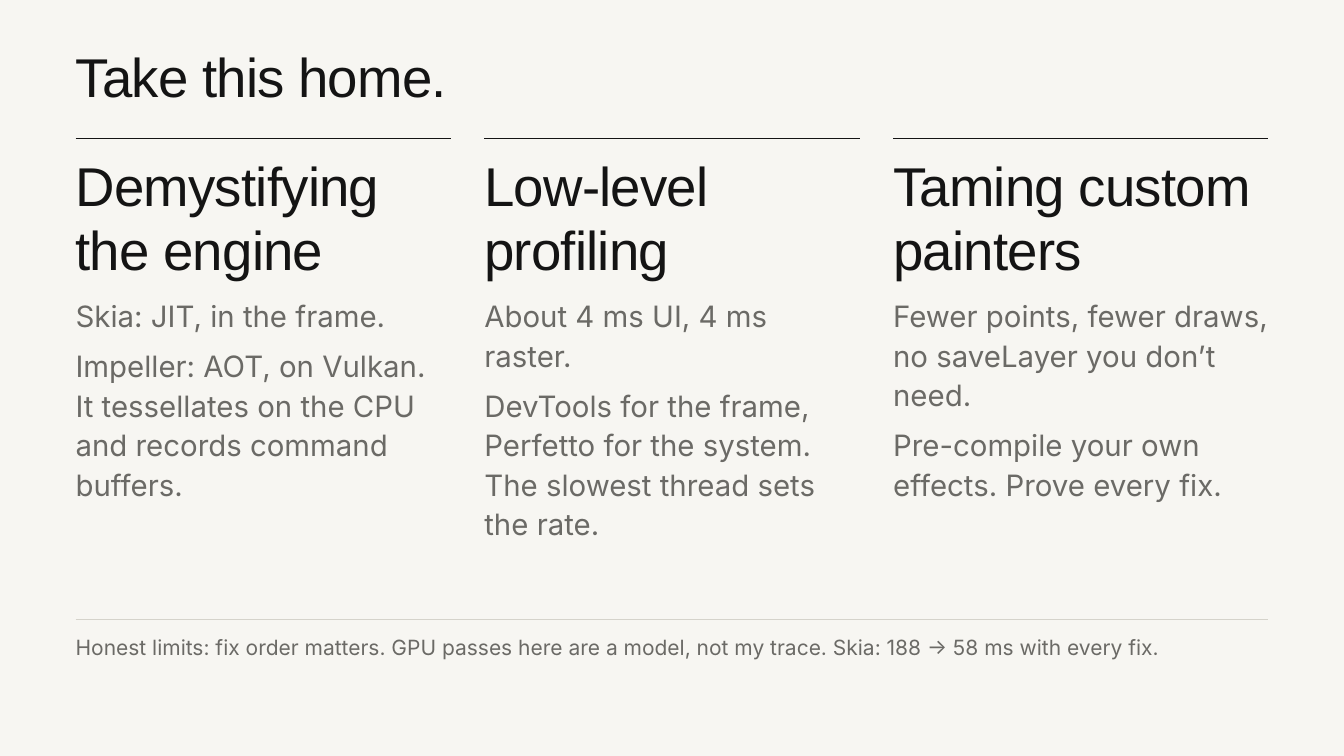
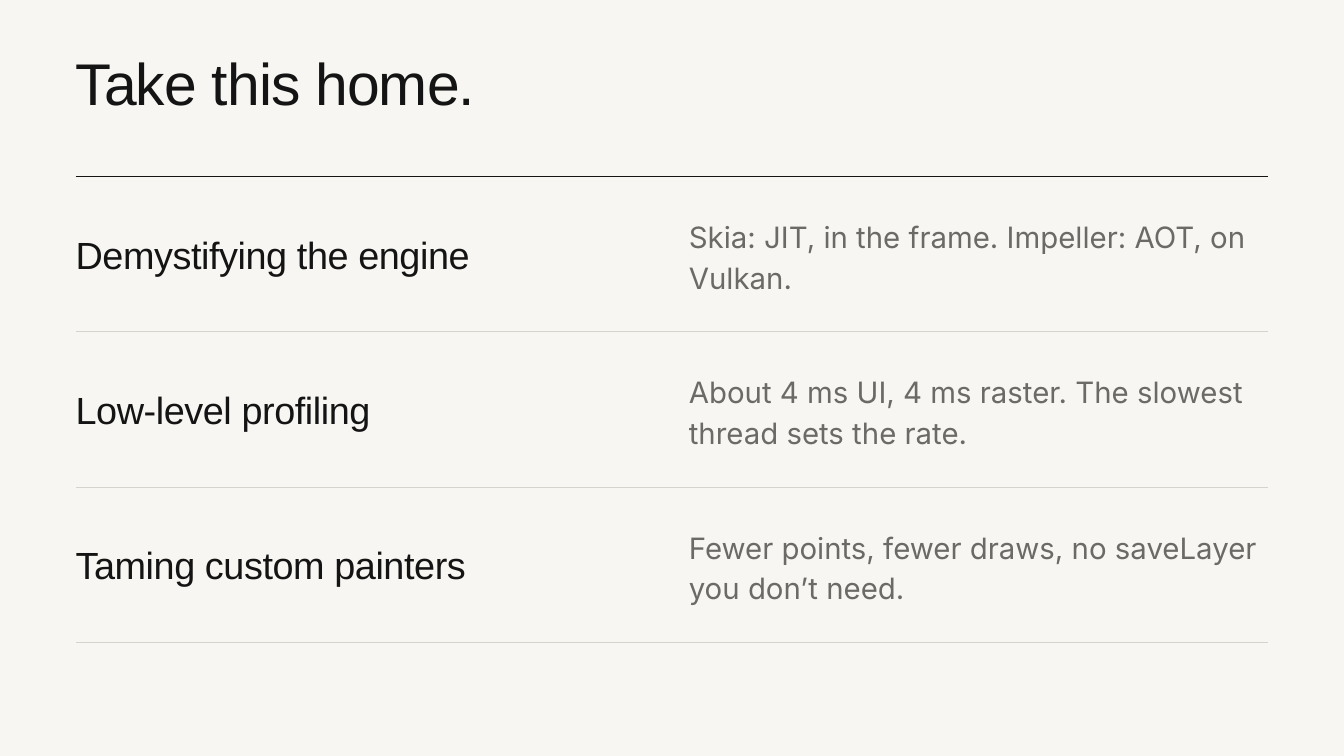
Before and after one commit to cm-collins/fluttercon-demo-app, a slide deck: slide 29 of docs/talk/slides/beyond-skia.pptx (slide 25 before the commit). Drawn at 1344x756 pixels with LibreOffice and Linux fonts; fonts in the diff are those of the drawing; background and template pictures are left out. Boxes give left, top, right and bottom in pixels: in the first picture for what was removed or moved away, otherwise in the second. Text is boxed around its words. In the diff, an @@ line names an element or a change of style, - is before the commit and + after.

```diff
--- a/docs/talk/slides/beyond-skia.pptx
+++ b/docs/talk/slides/beyond-skia.pptx
@@ title "Take this home." at [76, 62, 475, 106]: size 39 to 42 pt @@
@@ line removed from (76, 139) to (451, 139) @@
@@ line removed from (893, 139) to (1268, 139) @@
@@ line moved from (485, 139) - (860, 139) to (76, 176) - (1268, 176) @@
@@ vertical alignment top to middle in 5 elements at [76, 241, 469, 276], [76, 396, 371, 431], [76, 551, 466, 587], [689, 381, 1243, 445], [689, 225, 1245, 290] @@
@@ text at [689, 225, 1245, 290]: text changed @@
-Skia: JIT, in the frame.
-Impeller: AOT, on Vulkan. It tessellates on the CPU and records command buffers.
+Skia: JIT, in the frame. Impeller: AOT, on Vulkan.
@@ text at [76, 241, 469, 276]: text changed; size 39 to 27 pt @@
-Demystifying
-the engine
+Demystifying the engine
@@ line added from (76, 332) to (1268, 332), #D5D3CB 0.75 pt @@
@@ text at [689, 381, 1243, 445]: text changed @@
-About 4 ms UI, 4 ms raster.
-DevTools for the frame, Perfetto for the system. The slowest thread sets the rate.
+About 4 ms UI, 4 ms raster. The slowest thread sets the rate.
@@ text at [76, 396, 371, 431]: text changed; size 39 to 27 pt @@
-Low-level
-profiling
+Low-level profiling
@@ text at [893, 434, 1221, 502]: paragraph removed @@
-Pre-compile your own effects. Prove every fix.
@@ line added from (76, 487) to (1268, 487), #D5D3CB 0.75 pt @@
@@ text "Fewer points, fewer draws, no ...": place and size @@
-text "Fewer points, fewer draws, no ..." at [893, 304, 1268, 502]
+text "Fewer points, fewer draws, no ..." at [689, 536, 1257, 605]
@@ text "Fewer points, fewer draws, no ..." at [689, 536, 1257, 605]: line spacing 1.12 to 1.16; vertical alignment top to middle @@
@@ text at [76, 551, 466, 587]: text changed; size 39 to 27 pt @@
-Taming custom
-painters
+Taming custom painters
@@ line moved from (76, 620) - (1268, 620) to (76, 643) - (1268, 643) @@
@@ text removed at [76, 639, 1158, 660] @@
-Honest limits: fix order matters. GPU passes here are a model, not my trace. Skia: 188 → 58 ms with every fix.
```
Also in this commit, not shown: 21 other slides changed, 9 slides added, 5 slides removed, 23 other files.
